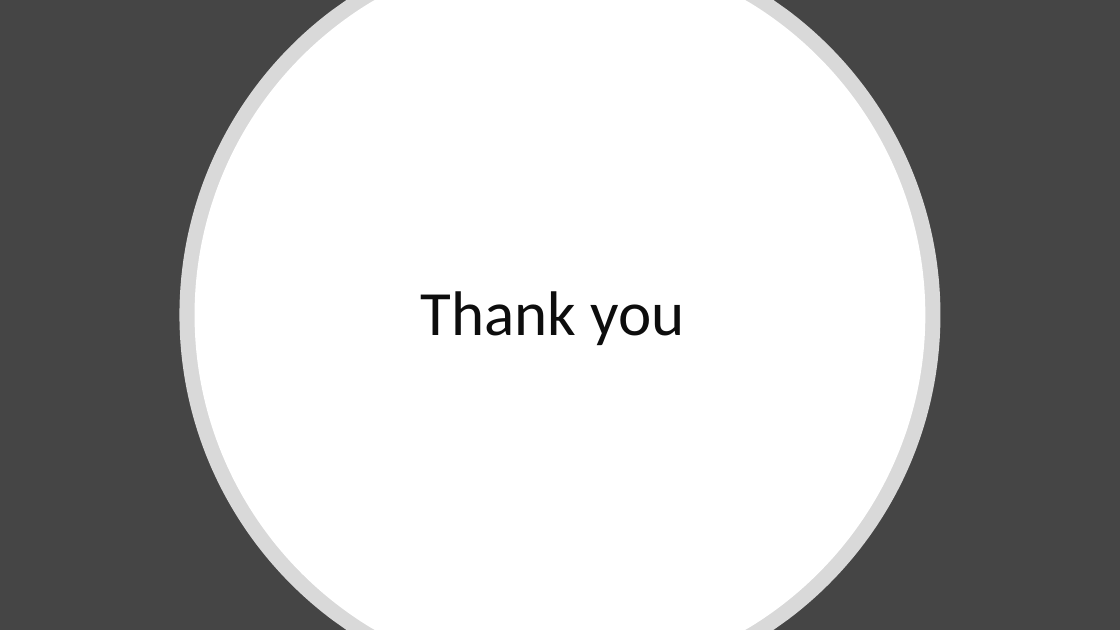
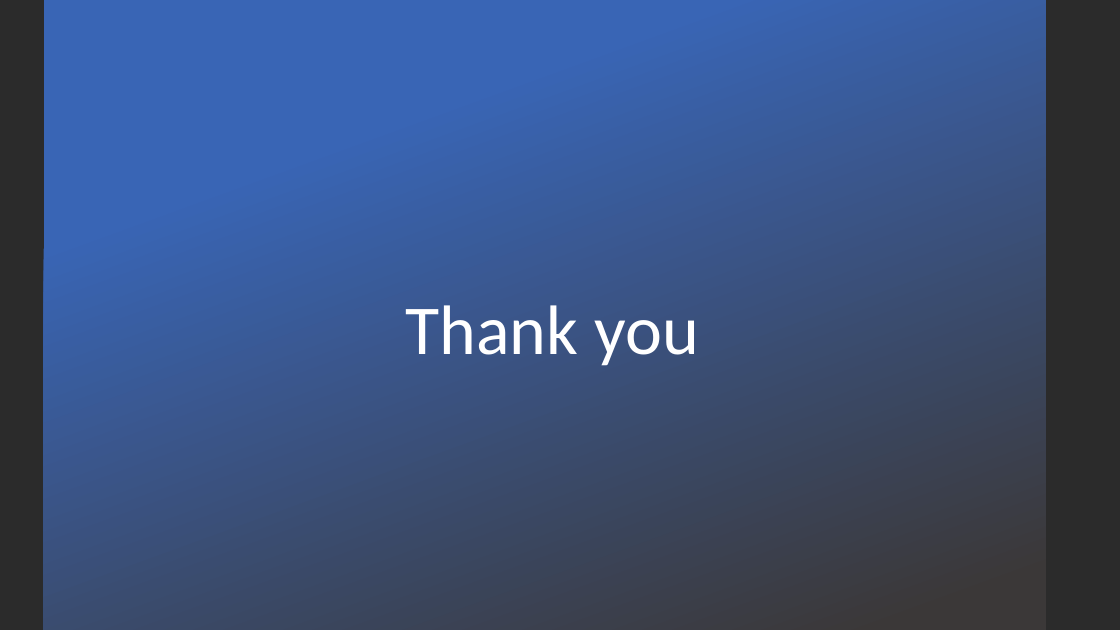
Before and after one commit to Math441Iguess/Math441NBAStuff, a slide deck: slide 19 of Creating a Championship Winning NBA Team (1).pptx. Drawn at 1120x630 pixels with LibreOffice and Linux fonts; fonts in the diff are those of the drawing; background and template pictures are left out; a plain dark background stands for a picture behind light text. Boxes give left, top, right and bottom in pixels: in the first picture for what was removed or moved away, otherwise in the second. Text is boxed around its words. In the diff, an @@ line names an element or a change of style, - is before the commit and + after.

```diff
--- a/Creating a Championship Winning NBA Team (1).pptx
+++ b/Creating a Championship Winning NBA Team (1).pptx
@@ background #454545 to picture (left out) @@
@@ rectangle added at [44, 0, 1046, 630], fill gradient #3965B5 to #3B3838 @@
@@ freeform shape removed at [180, 0, 941, 630] @@
@@ freeform shape removed at [195, 0, 926, 630] @@
@@ title "Thank you": place and size @@
-title "Thank you" at [421, 291, 685, 345]
+title "Thank you" at [406, 305, 699, 366]
@@ title "Thank you" at [406, 305, 699, 366]: size 54 to 60 pt, text colour #0D0D0D to #FFFFFF; vertical alignment middle to bottom @@
```
Also in this commit, not shown: 13 other slides changed.
